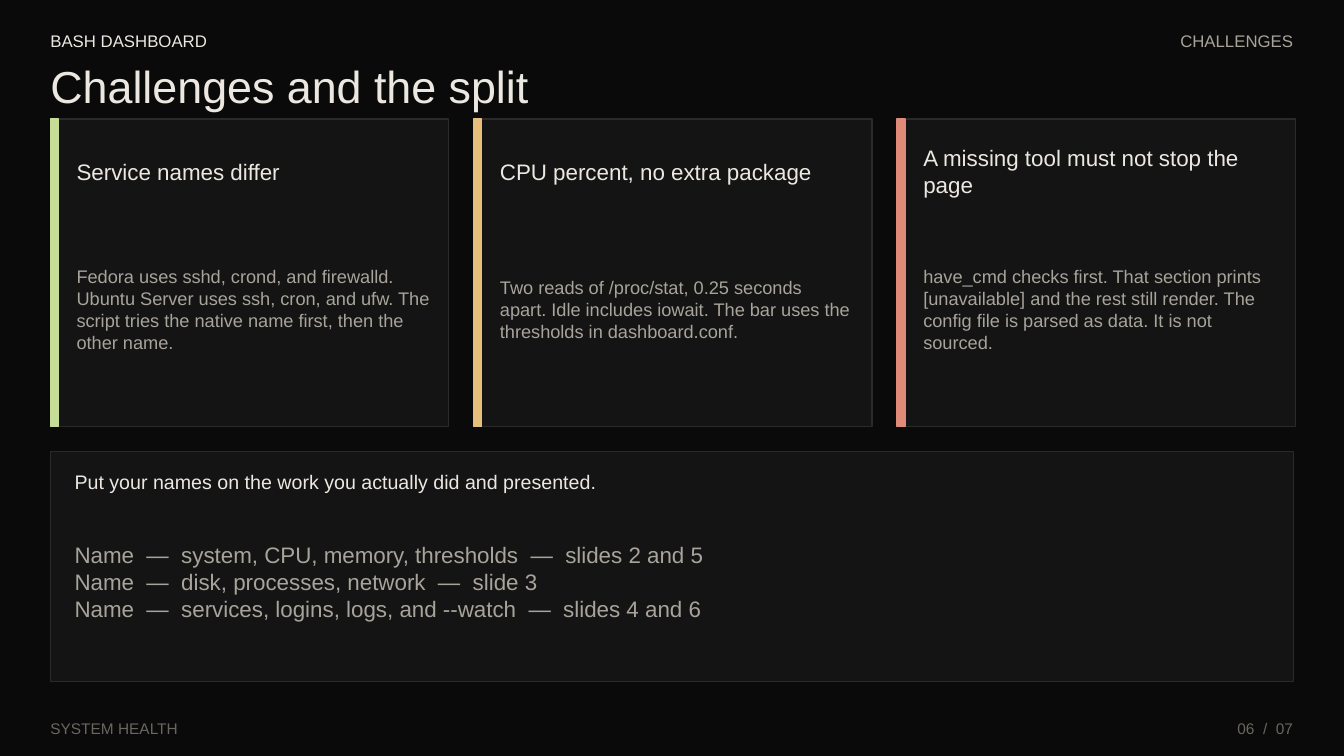
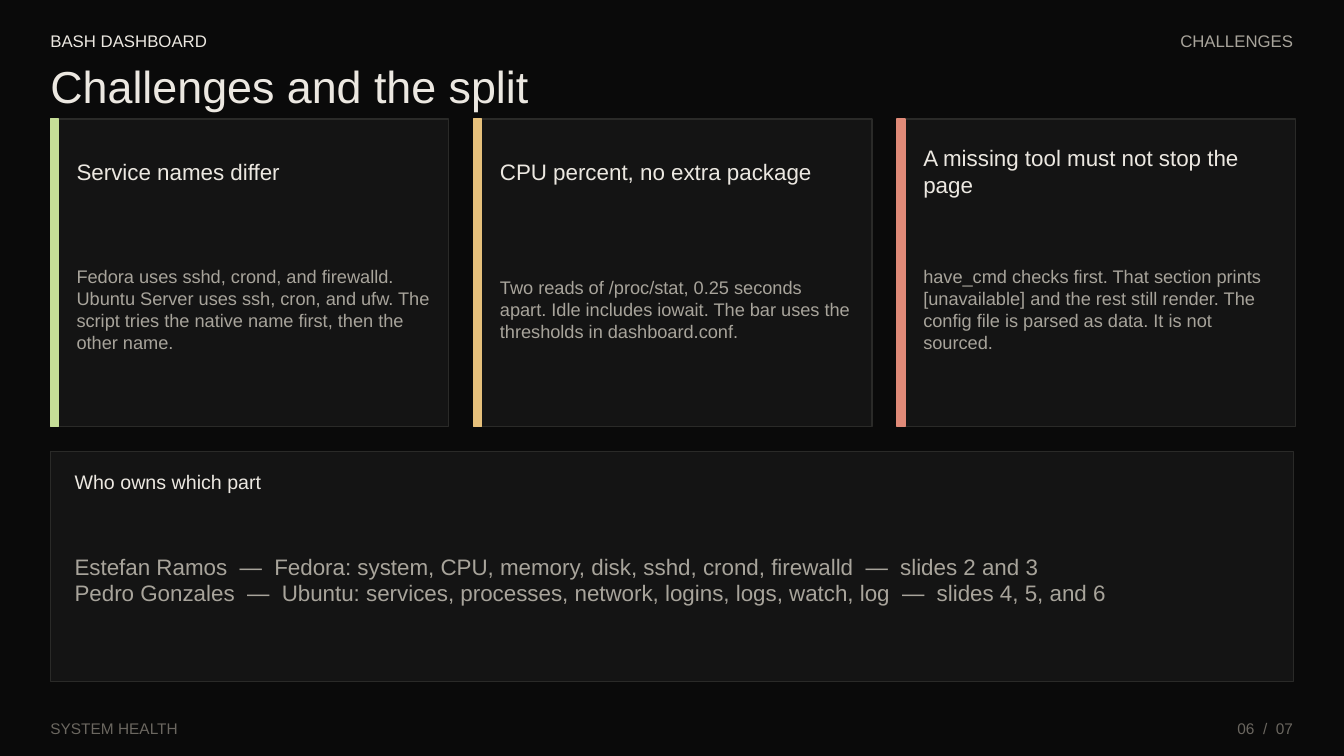
Before and after one commit to Omni-Ope/bash-dashboard, a slide deck: slide 6 of Bash-Dashboard-Presentation.pptx. Drawn at 1344x756 pixels with LibreOffice and Linux fonts; fonts in the diff are those of the drawing. Boxes give left, top, right and bottom in pixels: in the first picture for what was removed or moved away, otherwise in the second. Text is boxed around its words. In the diff, an @@ line names an element or a change of style, - is before the commit and + after.

Commit message:
Credit Estefan Ramos and Pedro Gonzales for their sections
The README and the slides use the same Fedora and Ubuntu split.

```diff
--- a/Bash-Dashboard-Presentation.pptx
+++ b/Bash-Dashboard-Presentation.pptx
@@ text at box(75, 474, 261, 493): text changed @@
-Put your names on the work you actually did and presented.
+Who owns which part
@@ text at box(75, 559, 1105, 606): text changed @@
-Name — system, CPU, memory, thresholds — slides 2 and 5
-Name — disk, processes, network — slide 3
-Name — services, logins, logs, and --watch — slides 4 and 6
+Estefan Ramos — Fedora: system, CPU, memory, disk, sshd, crond, firewalld — slides 2 and 3
+Pedro Gonzales — Ubuntu: services, processes, network, logins, logs, watch, log — slides 4, 5, and 6
```
Also in this commit, not shown: 1 other slide changed, 2 other files.
